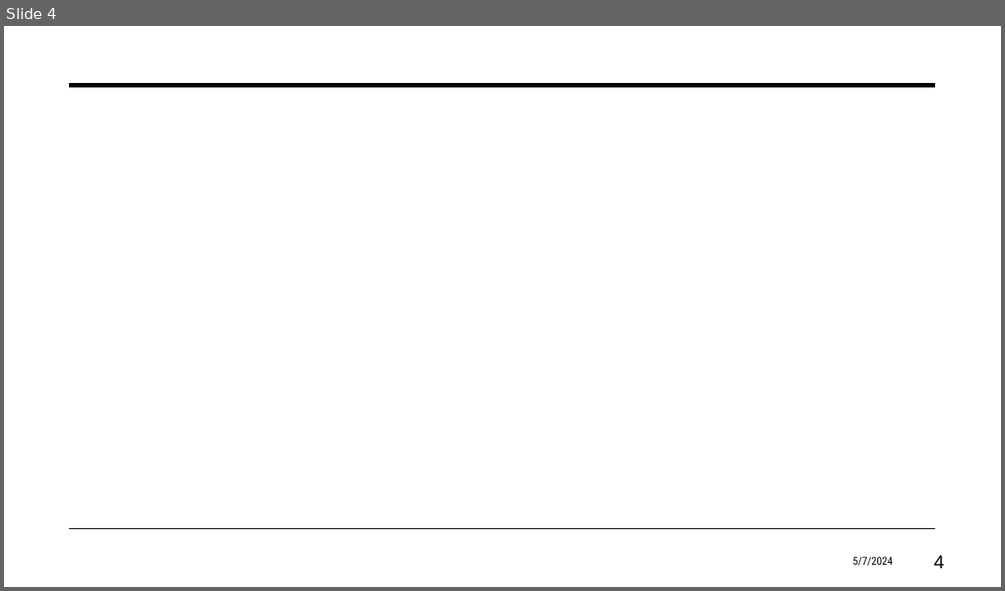
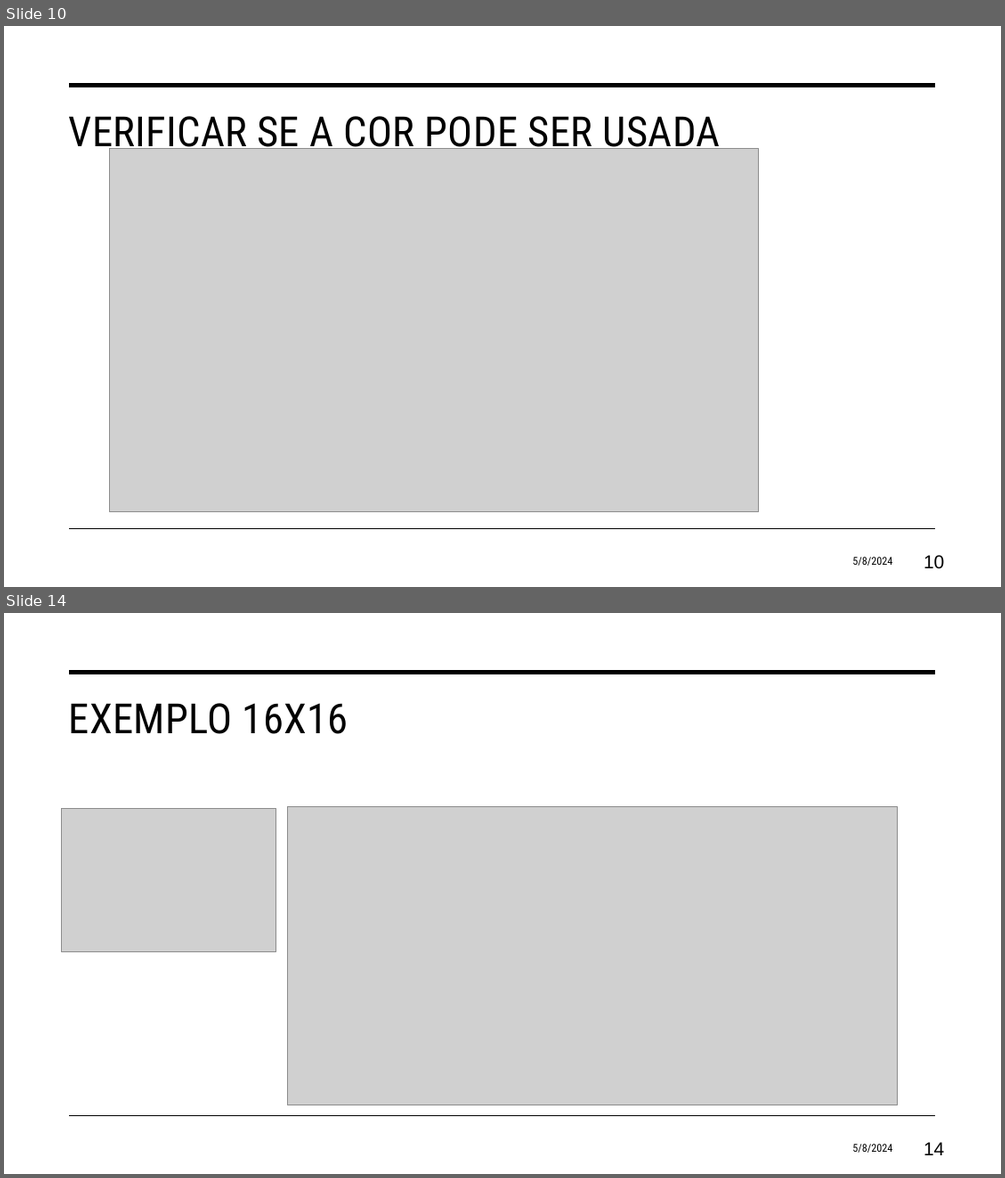
Before and after one commit to eduardosavian/graph-coloring, a slide deck: Presentation.pptx. Shown one above the other, each under a label of ours: slide 4 before the commit, slides 10 and 14 after it; the slides between them are not shown. The pictures are 1005x591 and 1005x1178 pixels, drawn with LibreOffice and Linux fonts; fonts in the diff are those of the drawing; grey boxes stand for pictures. Boxes give left, top, right and bottom in pixels: in the first picture for what was removed or moved away, otherwise in the second. Text is boxed around its words. In the diff, an @@ line names an element or a change of style, - is before the commit and + after.

```diff
--- a/Presentation.pptx
+++ b/Presentation.pptx
@@ slide 14 added at <box>4,613,1001,1174</box>, background #FFFFFF; not listed: 2 template elements that a slide beside it also shows @@
@@ title added at <box>69,703,348,734</box>, 40 pt, text #000000 @@
+EXEMPLO 16X16
@@ picture added at <box>62,809,275,952</box> @@
@@ picture added at <box>287,807,897,1104</box> @@
@@ text added at <box>852,1143,892,1152</box>, 10.5 pt, text #000000 @@
+5/8/2024
@@ page number added at <box>923,1142,944,1155</box>, 18 pt, text #000000 @@
+14
@@ what was slide 4 is now slide 10 @@
@@ slide 10 changed as well @@
@@ title added at <box>69,116,720,156</box>, 40 pt, text #000000 @@
+VERIFICAR SE A COR PODE SER USADA
@@ picture added at <box>109,149,759,511</box> @@
@@ text at <box>852,556,892,565</box>: text changed @@
-5/7/2024
+5/8/2024
@@ page number at <box>923,555,944,569</box>: text changed @@
-4
+10
```
Also in this commit, not shown: 3 other slides changed, 10 other slides added, 3 other files.
